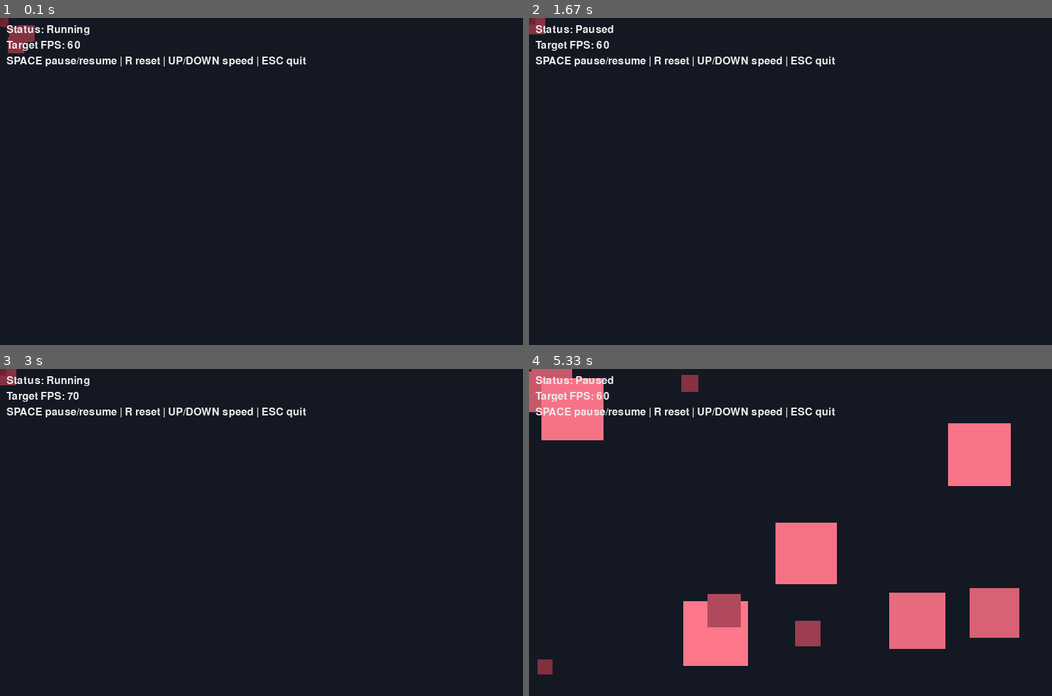
Above: before the commit, frames 1-4 (two rows, left to right).
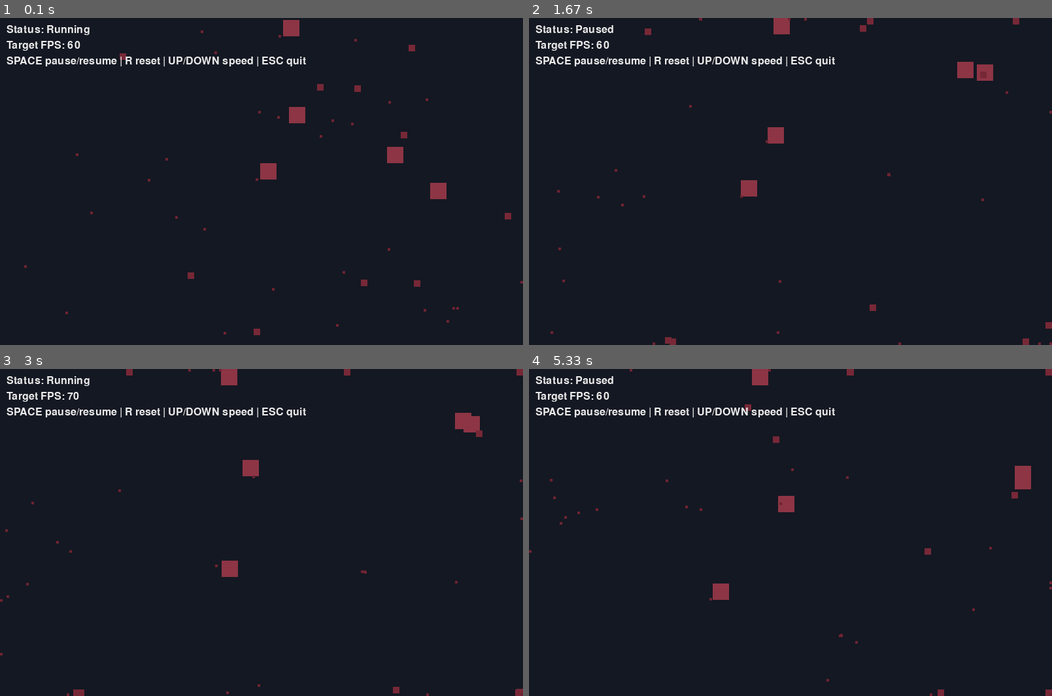
Above: after the commit, the same moments.

Repository: ynehme-coder/lab8-pygame
Game: pygame game, started from main.py
Two runs of this game, one before a commit and one after it. Both use one fixed random seed, a clock stepped at 60 frames per second and the inputs below.
Inputs:
- Up to frame 1 (0.1 s): no input
- Up to frame 2 (1.67 s): hold Up 0.33-0.8 s; hold Down 0.83-1.13 s; tap Space at 0.9, 1.23, 1.63 s; hold Up 1.17-1.53 s; hold Down from 1.57 s (still down)
- Up to frame 3 (3 s): release Down at 1.93 s; hold Up 1.97-2.27 s; tap Space at 2.03, 2.37, 2.7 s; hold Down 2.3-2.6 s; hold Up from 2.63 s (still down)
- Up to frame 4 (5.33 s): release Up at 3 s; hold Down 3.03-3.4 s; tap Space at 3.1, 3.5, 3.83, 4.17, 4.57, 4.97, 5.3 s; hold Up 3.43-3.73 s; hold Down 3.77-4.07 s; hold Up 4.1-4.47 s; hold Down 4.5-4.87 s; hold Up 4.9-5.2 s; hold Down from 5.23 s (still down)

The runs differ from the first frame. In frame 1, 1.5% of the frame differs, in the area x 0-100%, y 0-97%; in frame 2, 1.2%; in frame 3, 1.1%; in frame 4, 14%, in the area x 0-100%, y 0-100%.

Commit message:
exam: q1 - mix of squares

Diff:
--- a/main.py
+++ b/main.py
@@ -11,14 +11,13 @@
 from math import sqrt
 
 import pygame
-
 
 WINDOW_WIDTH = 800
 WINDOW_HEIGHT = 500
 FPS = 60
 MIN_FPS = 10
 MAX_FPS = 120
-MIN_SQUARE_SIZE = 10
+MIN_SQUARE_SIZE = 4
 MAX_SQUARE_SIZE = 100
 SQUARE_COUNT = 45
 MAX_SPEED = 2
@@ -56,7 +55,8 @@
     age: int
     lifespan: int
 
-#original create fn
+
+# original create fn
 def create_random_square() -> Square:
     """Create one square at a random position with random speed, color, and size.
 
@@ -91,14 +91,15 @@
         lifespan=lifespan,
     )
 
-#EXAM Q1
+
+###EXAM Q1
 def create_square(size) -> Square:
     max_speed = MAX_SPEED - (size - MIN_SQUARE_SIZE) * (MAX_SPEED - 5) / (
         MAX_SQUARE_SIZE - MIN_SQUARE_SIZE
     )
 
-    x = size
-    y = size
+    x = random.uniform(0, WINDOW_WIDTH - size)
+    y = random.uniform(0, WINDOW_HEIGHT - size)
     vx = random.choice([-1, 1]) * random.uniform(1, max_speed)
     vy = random.choice([-1, 1]) * random.uniform(1, max_speed)
     color = get_color_for_size(size)
@@ -117,20 +118,23 @@
         lifespan=lifespan,
     )
 
+
 def square_list() -> list:
     sq_list = []
     for _ in range(5):
         sq_list.append(create_square(25))
-        print("Big Square")
 
     for _ in range(10):
-            sq_list.append(create_square(10))
-            print("Medium Square")
+        sq_list.append(create_square(10))
+
     for _ in range(30):
         sq_list.append(create_square(4))
-        print("Small Square")
+
     return sq_list
 
+
+
+##############################################
 
 
 def random_nudge(square: Square) -> None:
@@ -260,7 +264,7 @@
     # Keeping phases explicit helps debug frame logic step-by-step.
     square.age += 1
     if square.age >= square.lifespan:
-        return create_random_square()
+        return create_square(square.size)
 
     # Phase 2: behavior forces.
     apply_flee_behavior(square, all_squares)
